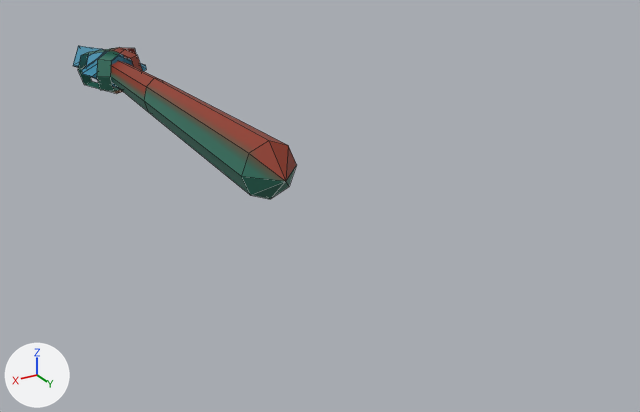
An edit to the FBX model Projekt Unity/TowerDefense/Assets/Modele/EpokaKamienia/FBX/Wlocznia1.fbx, drawn before and after from the same camera.
Both versions are drawn from a 50 mm camera at (30.5, 78.7, 25.2) aimed at (-6.0, 17.9, -5.2). The lights are fixed; the arrows at lower left show +X, +Y and +Z. Mesh edges are drawn as thin lines. Where no turn or scale is listed for an object, it has been applied to the vertices.

Names of what the first picture shows: 'Wlocznia1'.
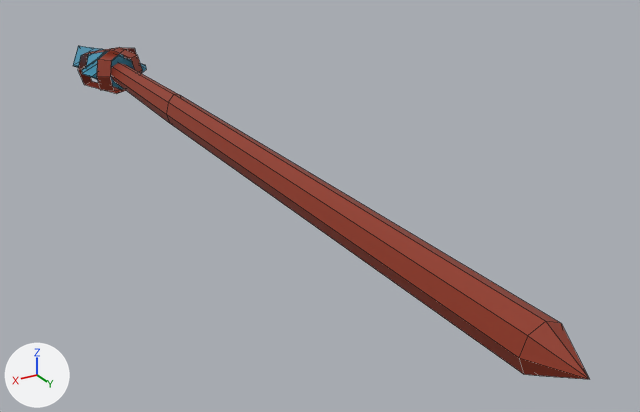
The newer file is also rescaled (x0.571), turned or shifted as a whole; pictures and numbers use the older file's frame.

Location of each change, [x1, y1, x2, y2] in pixels of the pictures (640 x 412 px; the box of a moved part takes in the faces that stretch with it):
'Wlocznia1', reshaped, surface changed (green to red, 130% wider, 117% taller): before [73, 46, 297, 199]; after [73, 46, 589, 379]
part 1 of me_cylinder_006, moved or reshaped: before [111, 61, 297, 199]; after [111, 63, 589, 379]
part 2 of me_cylinder_006, surface changed (green to red): [78, 47, 142, 94] in both

Diff of the bpy script that builds the scene:
```diff
--- a/Projekt Unity/TowerDefense/Assets/Modele/EpokaKamienia/FBX/Wlocznia1.fbx.py
+++ b/Projekt Unity/TowerDefense/Assets/Modele/EpokaKamienia/FBX/Wlocznia1.fbx.py
@@ me_cylinder_006 @@
 # used by ob_wlocznia1; location = (0.0, 0.0, 0.0)
-me_cylinder_006.from_pydata(...)  # 82 vertices, 66 faces; spans x -3.7..3.7, y -30.3..22.8, z -2.5..2.5
+me_cylinder_006.from_pydata(...)  # 82 vertices, 66 faces; spans x -3.7..3.7, y -30.3..53.8, z -2.5..2.4
+# me_cylinder_006 part 1: 25 of 82 vertices moved; they spanned x -2.5..2.5, y -15.4..22.8, z -2.5..2.5 and now span x -1.6..1.7, y -23.6..53.8, z -1.7..1.7; mean shift (0.0, 10.0, 0.0); largest move (0.0, 22.8, 0.0) -> (0.0, 53.8, 0.0)
+# me_cylinder_006 part 2: texture (UV) coordinates of 40 of 66 faces, centred in x -2.7..2.7, y -19.2..21.0, z -2.1..2.0, changed; they spanned u 0.02..0.22, v 0.58..0.81 and now span u 0.18..0.21, v 0.67..0.72
 me_cylinder_006.materials.append(mat_material_002)
```
